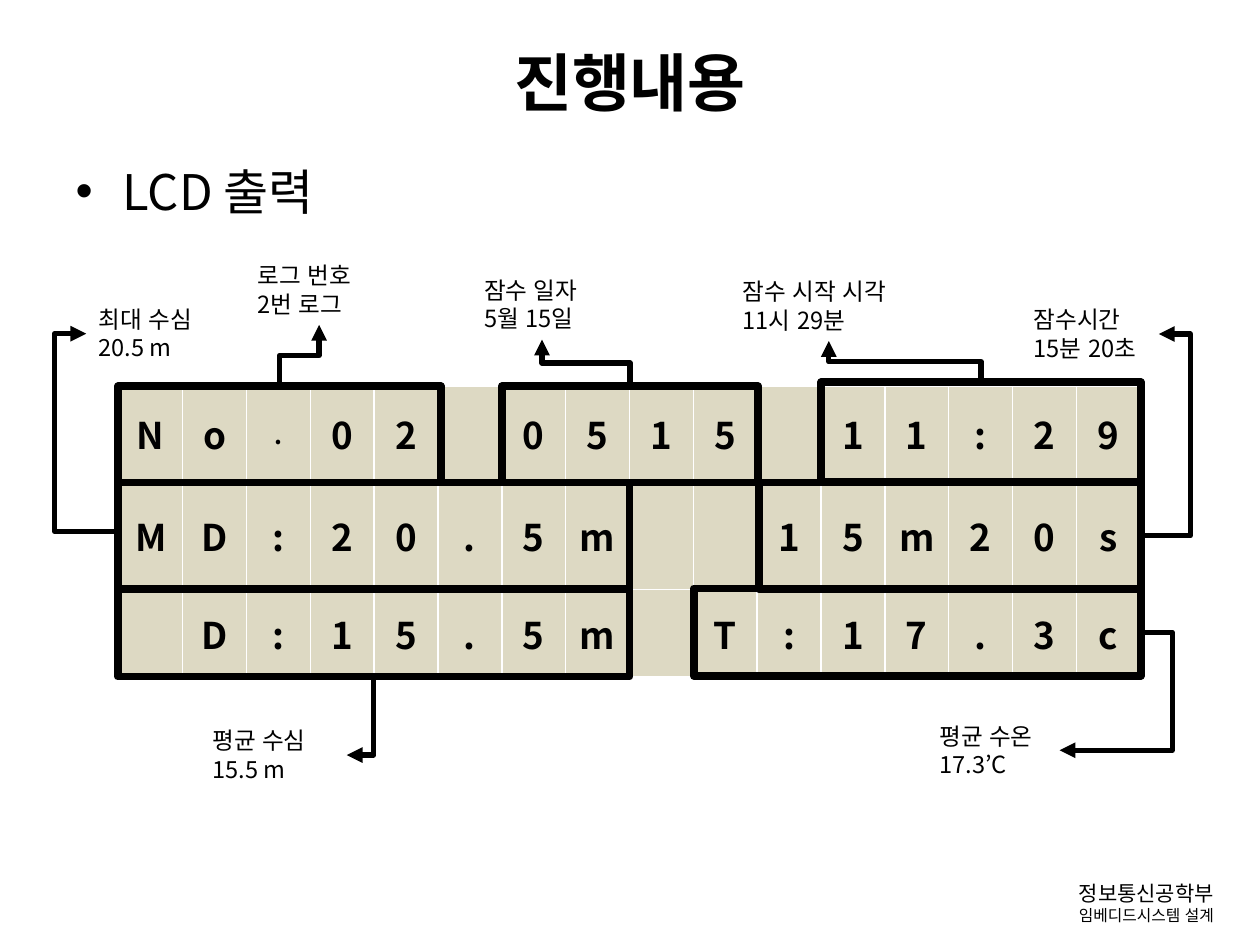
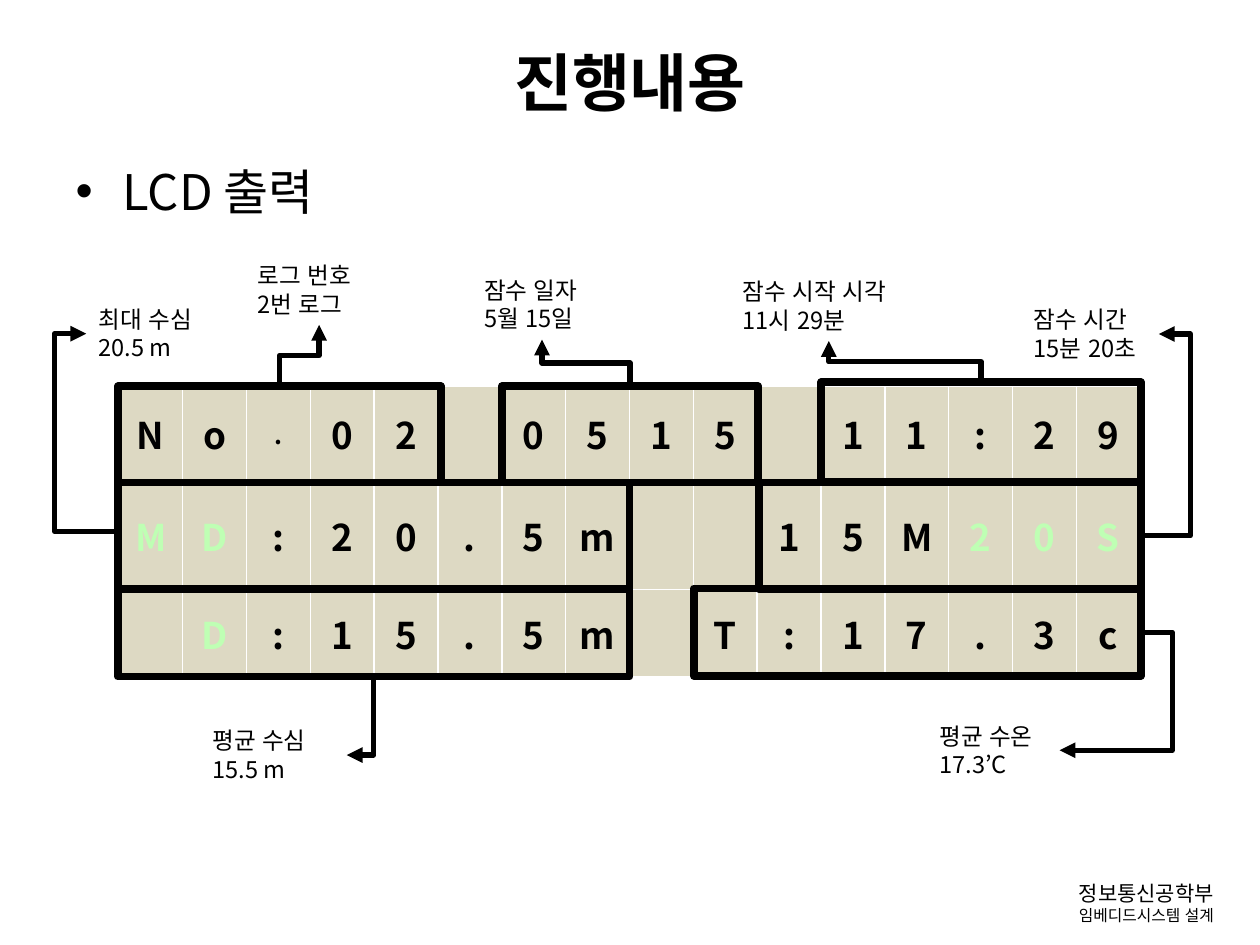
Before and after one commit to gusghrlrl101/Diving-Computer, a slide deck: slide 4 of 발표관련/임베디드_중간보고.pptx. Drawn at 1260x945 pixels with LibreOffice and Linux fonts; fonts in the diff are those of the drawing; background and template pictures are left out. Boxes give left, top, right and bottom in pixels: in the first picture for what was removed or moved away, otherwise in the second. Text is boxed around its words. In the diff, an @@ line names an element or a change of style, - is before the commit and + after.

```diff
--- a/발표관련/임베디드_중간보고.pptx
+++ b/발표관련/임베디드_중간보고.pptx
@@ text at bbox=[1034, 308, 1127, 330]: spaces changed @@
-잠수시간
+잠수 시간
@@ table at bbox=[118, 387, 1147, 677] @@
-row 2, column 13: m
+row 2, column 13: M
-row 2, column 16: s
+row 2, column 16: S
@@ text colour #000000 to #BFFFB4 in "M", "D", "2", "0" and 1 more places @@
```
Also in this commit, not shown: 10 other slides changed, 4 slides added.
